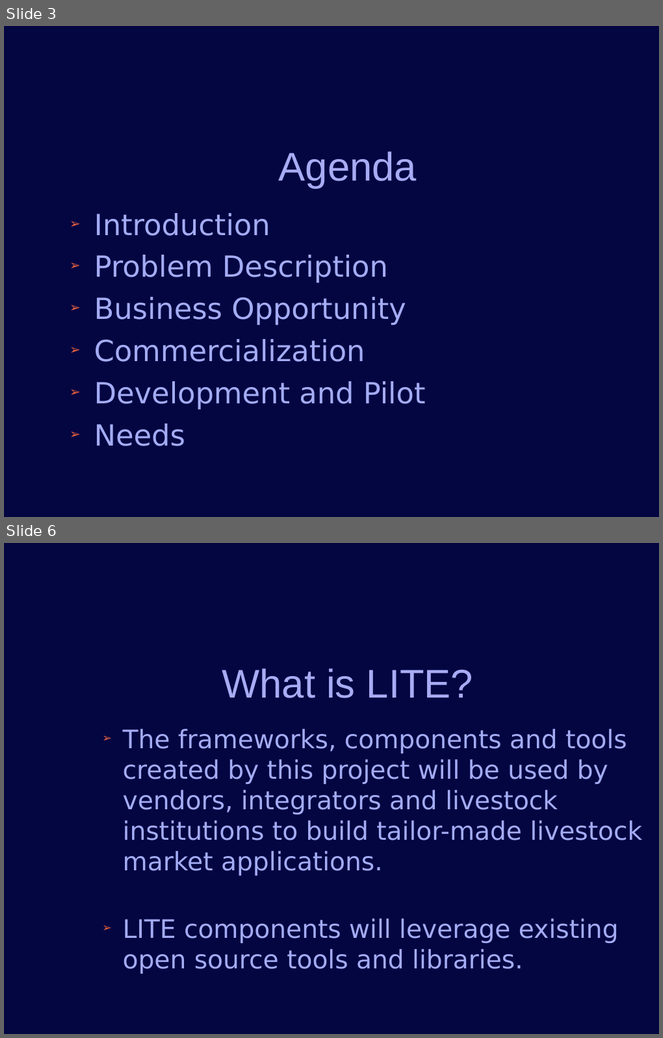
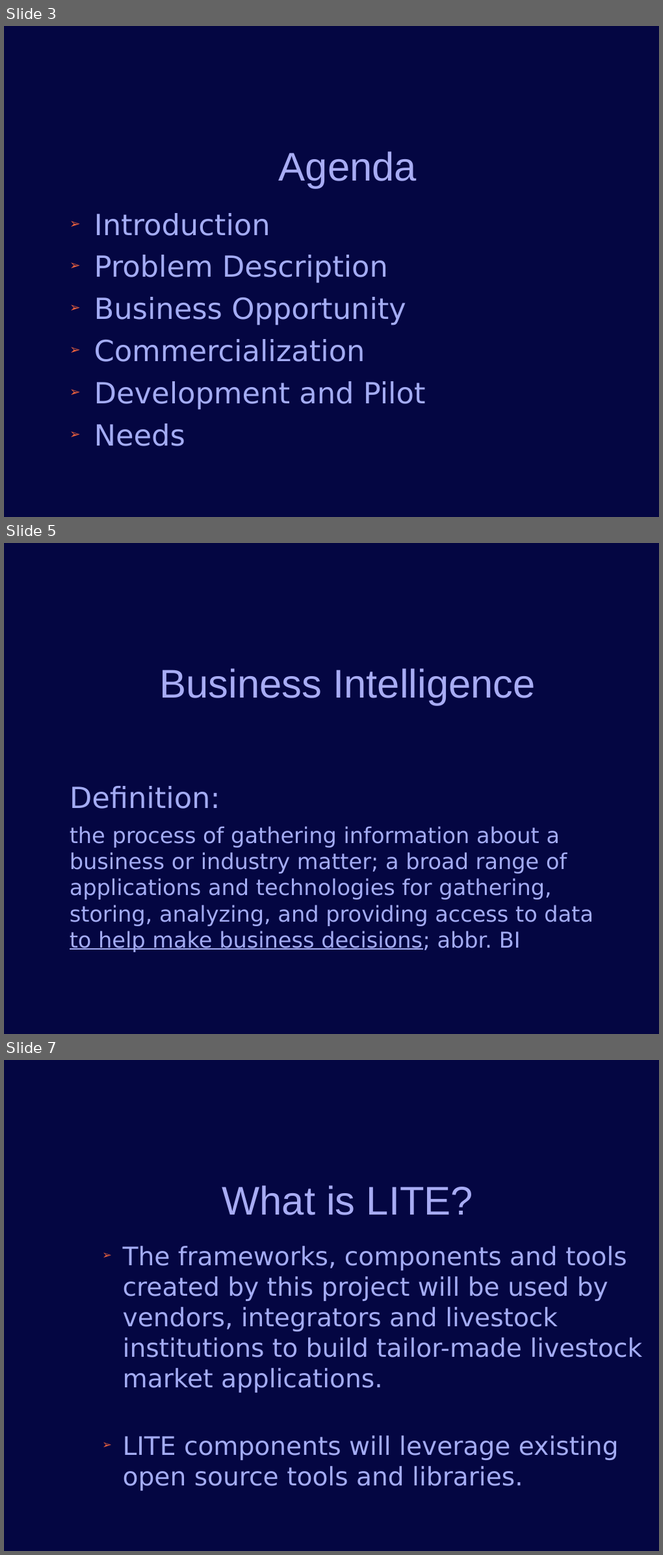
Before and after one commit to jconlon/Tracker, a slide deck: tracker/trunk/com.verticon.tracker.documentation/src/Business Introduction.odp. Shown one above the other, each under a label of ours: slides 3 and 6 before the commit, slides 3, 5 and 7 after it; the slides between them are not shown. The pictures are 663x1038 and 663x1555 pixels, drawn with LibreOffice and Linux fonts; fonts in the diff are those of the drawing; background and template pictures are left out. Boxes give left, top, right and bottom in pixels: in the first picture for what was removed or moved away, otherwise in the second. Text is boxed around its words. In the diff, an @@ line names an element or a change of style, - is before the commit and + after.

```diff
--- a/tracker/trunk/com.verticon.tracker.documentation/src/Business Introduction.odp
+++ b/tracker/trunk/com.verticon.tracker.documentation/src/Business Introduction.odp
@@ slide 5 added at (4, 543, 659, 1034), background #040642 @@
@@ title added at (160, 668, 535, 705), 44 pt, text #A8ACF4 @@
+Business Intelligence
@@ subtitle added at (70, 786, 594, 953), 24 pt, text #A4ACF4 @@
+Definition:
+the process of gathering information about a business or industry matter; a broad range of applications and technologies for gathering, storing, analyzing, and providing access to data to help make business decisions; abbr. BI
@@ what was slide 6 is now slide 7 @@
```
Also in this commit, not shown: 6 slides changed, 2 other files.
